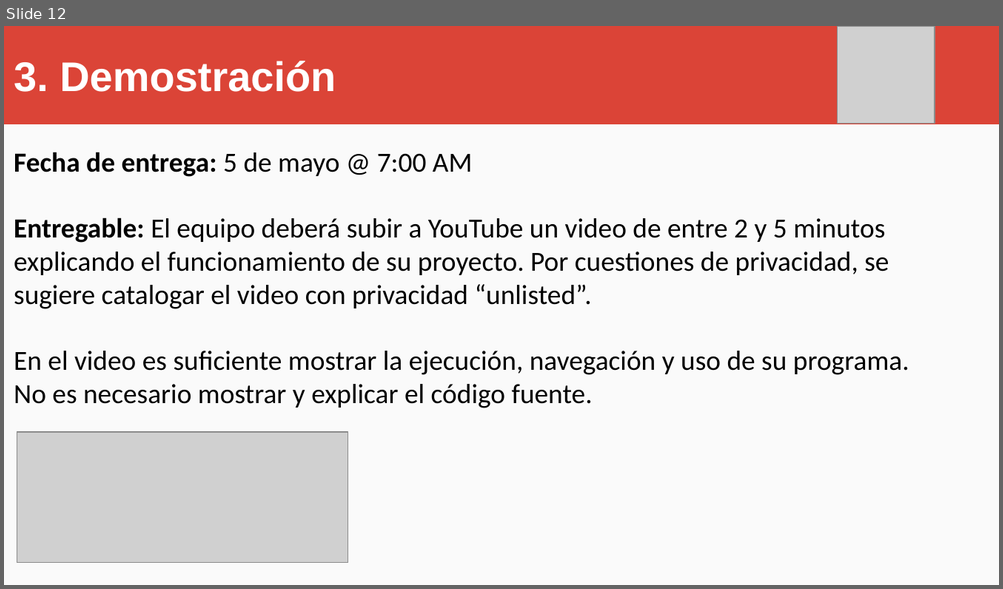
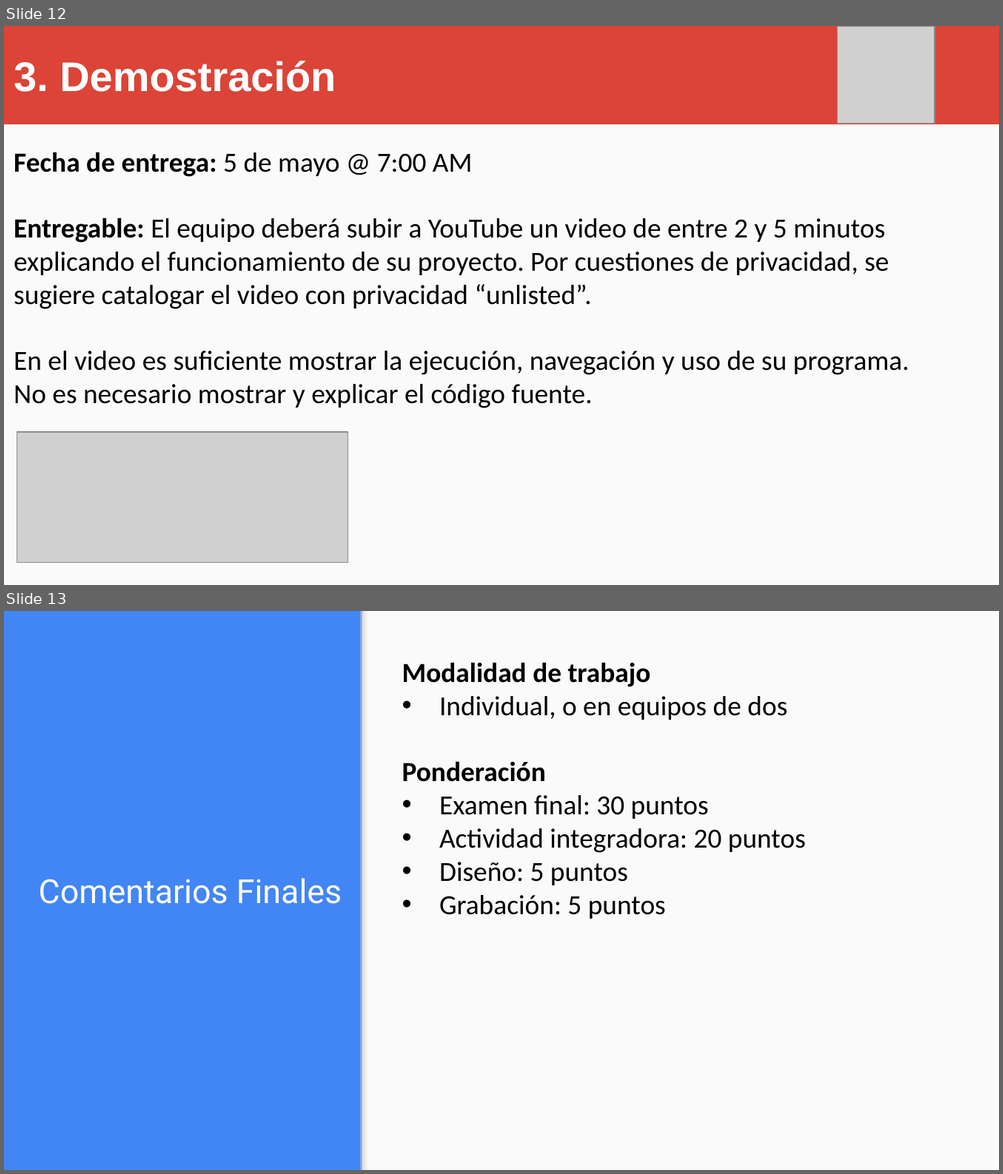
Before and after one commit to OMardil/INFO2_2021, a slide deck: PROYECTO/01 Medium Level/PROY_M00.pptx. Shown one above the other, each under a label of ours: slide 12 before the commit, slides 12 and 13 after it. The pictures are 1003x589 and 1003x1174 pixels, drawn with LibreOffice and Linux fonts; fonts in the diff are those of the drawing; grey boxes stand for pictures. Boxes give left, top, right and bottom in pixels: in the first picture for what was removed or moved away, otherwise in the second. Text is boxed around its words. In the diff, an @@ line names an element or a change of style, - is before the commit and + after.

```diff
--- a/PROYECTO/01 Medium Level/PROY_M00.pptx
+++ b/PROYECTO/01 Medium Level/PROY_M00.pptx
@@ slide 13 added at <box>4,611,999,1170</box>, background #4285F4 @@
@@ rectangle added at <box>360,611,999,1170</box>, fill #FAFAFA @@
@@ rectangle added at <box>360,611,372,1170</box>, fill gradient #F9F9F9 to #DEDEDE to #999999 @@
@@ text added at <box>402,662,805,919</box>, 20 pt, text #000000 @@
+Modalidad de trabajo
+• Individual, o en equipos de dos
+Ponderación
+• Examen final: 30 puntos
+• Actividad integradora: 20 puntos
+• Diseño: 5 puntos
+• Grabación: 5 puntos
@@ title added at <box>39,878,341,904</box>, 24 pt, text #FFFFFF @@
+Comentarios Finales
```
Also in this commit, not shown: 1 slide changed, 19 other files.
